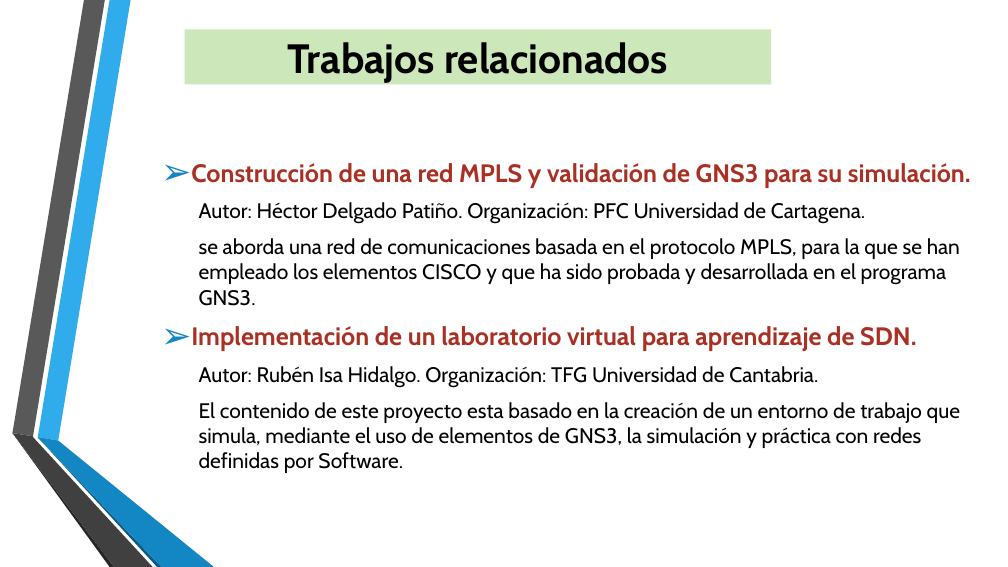
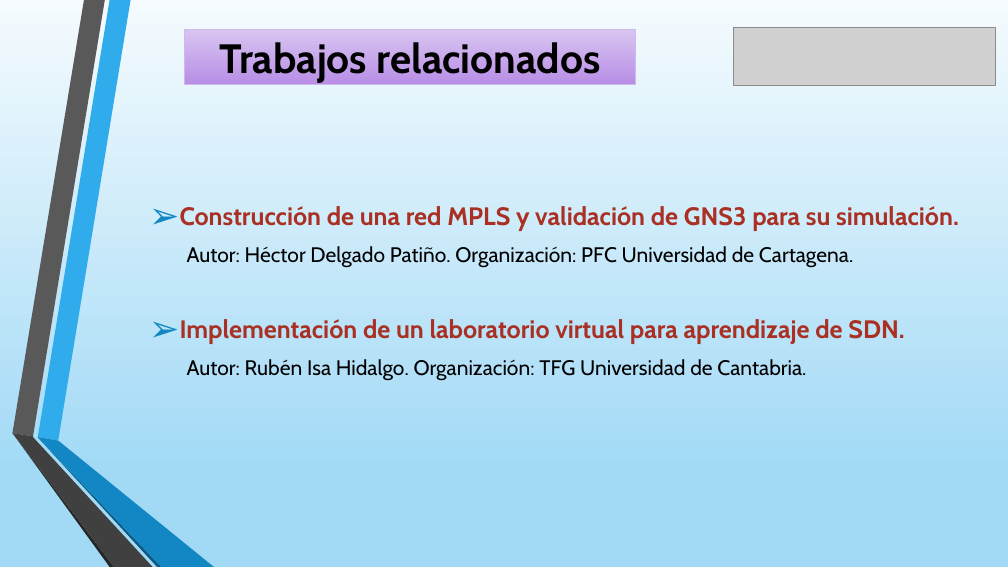
Before and after one commit to javi13gg/TFG_GII_O_MA_18.01-Simulaci-n-de-redes-con-GNS3, a slide deck: slide 11 of PRESENTACION.pptx (slide 10 before the commit). Drawn at 1008x567 pixels with LibreOffice and Linux fonts; fonts in the diff are those of the drawing; grey boxes stand for pictures; background and template pictures are left out. Boxes give left, top, right and bottom in pixels: in the first picture for what was removed or moved away, otherwise in the second. Text is boxed around its words. In the diff, an @@ line names an element or a change of style, - is before the commit and + after.

```diff
--- a/PRESENTACION.pptx
+++ b/PRESENTACION.pptx
@@ background picture (left out) to gradient #F5FBFE to #A2DAF6 to #C1E6F9 @@
@@ rectangle "Trabajos relacionados": place and size @@
-rectangle "Trabajos relacionados" at <box>185,29,771,85</box>
+rectangle "Trabajos relacionados" at <box>185,29,636,85</box>
@@ rectangle "Trabajos relacionados" at <box>185,29,636,85</box>: fill #CCE7B9 to gradient #D9C6F1 to #B88EE6; outline none to #D0B8EE 0.75 pt @@
@@ picture added at <box>734,27,996,85</box> @@
@@ text "Construcción de una red MPLS ...": place and size @@
-text "Construcción de una red MPLS ..." at <box>191,163,971,473</box>
+text "Construcción de una red MPLS ..." at <box>180,206,959,381</box>
@@ text "Construcción de una red MPLS ..." at <box>180,206,959,381</box>: alignment left to justified @@
@@ text at <box>199,238,960,306</box>: paragraph removed @@
-  se aborda una red de comunicaciones basada en el protocolo MPLS, para la que se han empleado los elementos CISCO y que ha sido probada y desarrollada en el programa GNS3.
@@ text at <box>199,402,960,473</box>: paragraph removed @@
-  El contenido de este proyecto esta basado en la creación de un entorno de trabajo que simula, mediante el uso de elementos de GNS3, la simulación y práctica con redes definidas por Software.
```
Also in this commit, not shown: 12 other slides changed, 1 slide added.
